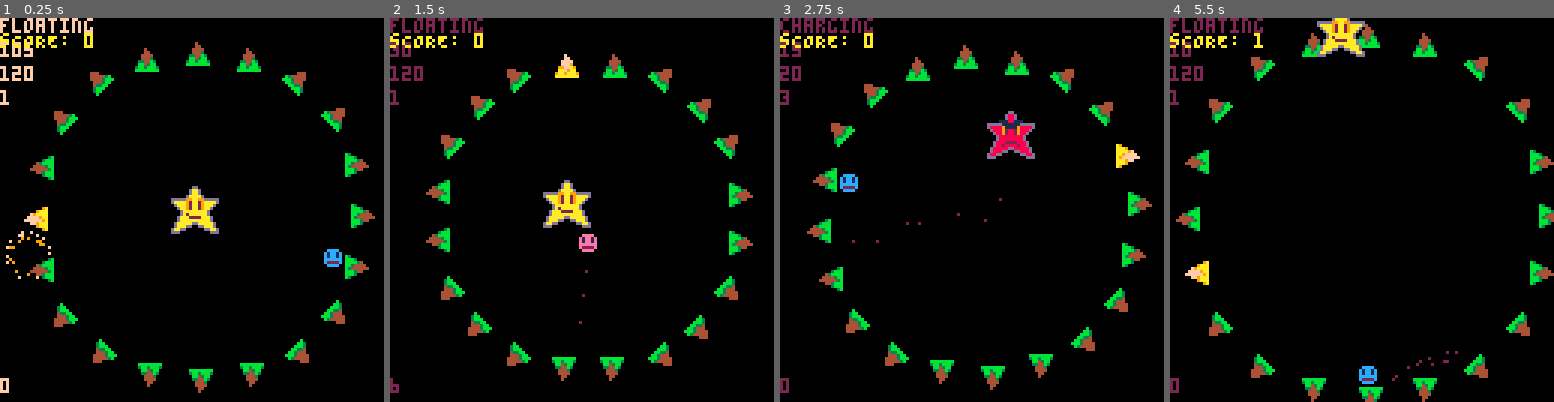
Above: before the commit, frames 1-4 (left to right).
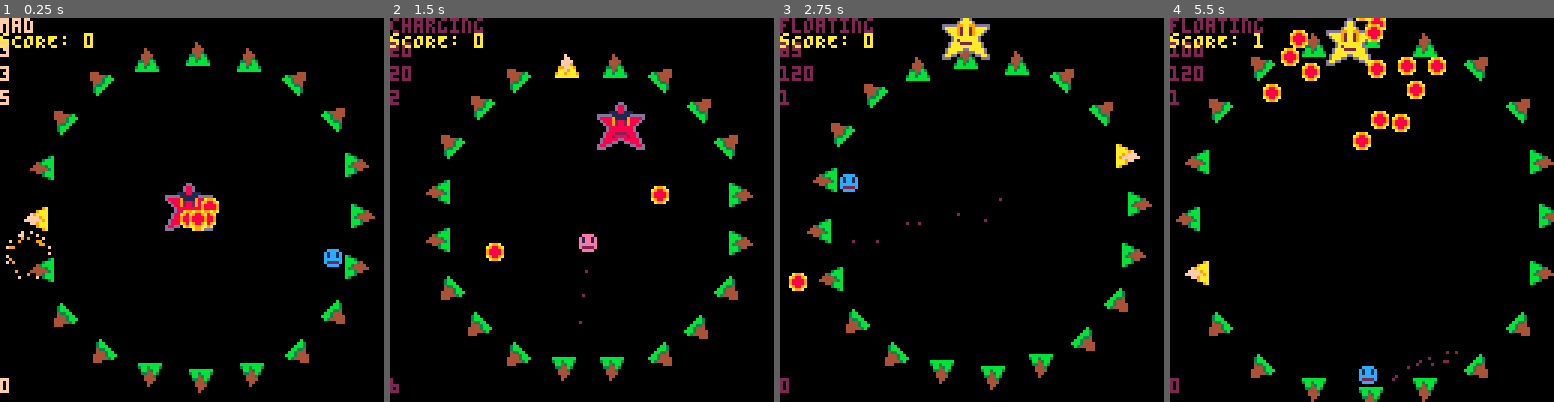
Above: after the commit, the same moments.

Repository: admiralento/pico8wolfertbrothers
Game: PICO-8 cartridge stuckinloop.p8
The game is run twice, just before and just after one commit, with the same random seed, the same clock (stepped at 60 frames per second) and the same inputs.
Inputs:
- Up to frame 1 (0.25 s): no input
- Up to frame 2 (1.5 s): tap O (Z key) at 0.33, 0.7, 1.43 s; tap X (X key) at 1.07 s
- Up to frame 3 (2.75 s): hold Left 1.97-2.37 s; tap X (X key) at 2.07, 2.4, 2.73 s; tap O (Z key) at 2.22 s; hold Down from 2.42 s (still down)
- Up to frame 4 (5.5 s): release Down at 2.82 s; hold Right 2.87-3.53 s; tap X (X key) every 0.33 s from 3.07 to 5.4 s; tap O (Z key) at 3.1, 3.98, 4.87 s; hold Up 3.58-4.08 s; hold Right 4.13-4.53 s; hold Down 4.58-5.08 s; hold Left from 5.13 s (still down)

The runs differ from the first frame. In frame 1, 2.0% of the frame differs, in the area x 0-58%, y 0-57%; in frame 2, 2.7%; in frame 3, 2.5%; in frame 4, 3.6%, in the area x 6-72%, y 0-35%.

Commit message:
added go home phase

Diff:
--- a/stuckinloop.p8
+++ b/stuckinloop.p8
@@ -353,6 +353,18 @@
      retrieve_next_action()
     end
    end
+  elseif (boss.action == "go home") then
+   if (move_to_next_frame()) then
+    boss.s = 14
+    boss.x += (cx - boss.w*4 - boss.x) * (1 - (boss.frames / boss.maxFrameCnt))
+    boss.y += (cy - boss.h*4 - boss.y) * (1 - (boss.frames / boss.maxFrameCnt))
+   else
+    if (move_to_next_cycle()) then
+     set_boss_action("floating",120,1)
+    else
+     set_boss_action("floating",120,1)
+    end
+   end
   else
    retrieve_next_action()
   end
@@ -375,10 +387,29 @@
 end
 
 function retrieve_next_action()
- local r = ceil(rnd(3))
- if (r == 1) then set_boss_action("floating",120,1) end
- if (r == 2) then set_boss_action("mad",3,10) end
- if (r == 3) then set_boss_action("charging",20,5) end
+ while true do
+  local r = ceil(rnd(4))
+  if (r == 1) then
+   set_boss_action("floating",120,1)
+   return
+  end
+  if (r == 2) then
+   set_boss_action("mad",3,10)
+   return
+  end
+  if (r == 3) then
+   set_boss_action("charging",20,5)
+   return
+  end
+  if (r == 4) then
+   local c = get_actor_center(boss)
+   if (distance_to_center(c.x, c.y) > 30) then
+    set_boss_action("go home",40,1)
+    return
+   end
+   sfx(3)
+  end
+ end
 end
 
 function set_boss_action(action, maxFrameCnt, cycles)
@@ -469,6 +500,10 @@
  c = {x = a.x + (a.w*4),
       y = a.y + (a.h*4)}
  return c
+end
+
+function distance_to_center(x,y)
+ return sqrt((cx - x)^2 + (cy - y)^2)
 end
 
 function gen_simple_particle(x,y)
Not shown, changed: the sound effects (__sfx__) section of stuckinloop.p8
